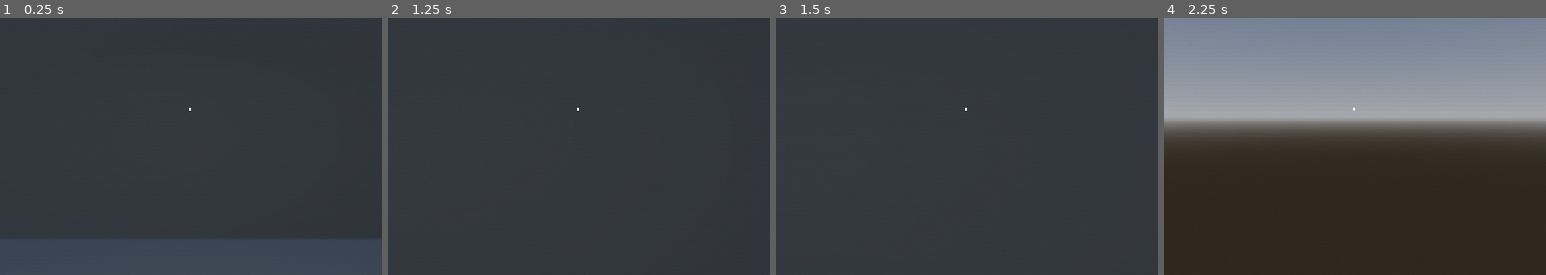
Above: before the commit, frames 1-4 (left to right).
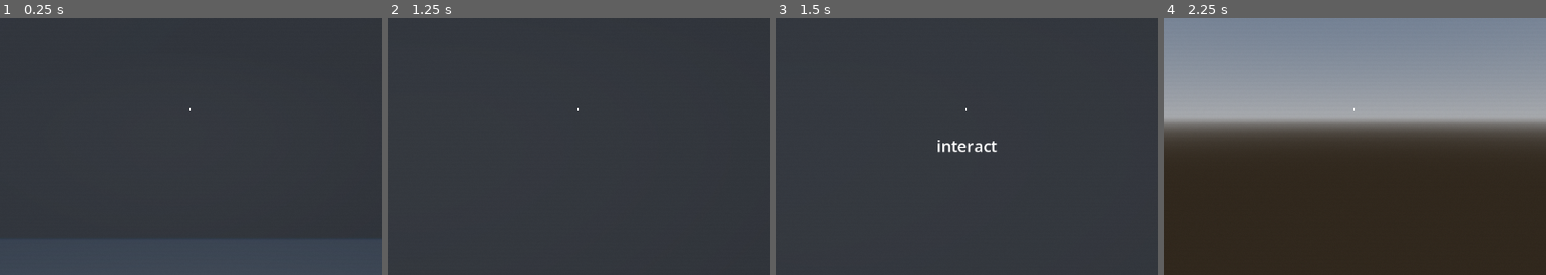
Above: after the commit, the same moments.

Repository: derukaeru/identity
Game: Godot game, scene res://src/scenes/main/main.tscn
Same seed, same stepped clock (60 frames per second), same inputs: the game is played once before the commit and once after it.
Inputs (mouse positions are % of the whole screen's width and height, from its top left):
- Up to frame 1 (0.25 s): no input
- Up to frame 2 (1.25 s): tap Enter at 0.5 s; move the mouse to (55, 50) at 0.52 s; hold W (forward) from 0.53 s (still down); tap Alt at 0.6 s
- Up to frame 3 (1.5 s): keep holding W (forward); move the mouse to (45, 50) at 1.27 s; tap Shift at 1.35 s
- Up to frame 4 (2.25 s): keep holding W (forward); tap Space at 2 s; move the mouse to (52, 48) at 2.02 s; tap Alt at 2.1 s
The pictures show only the part of the screen within x 25-75%, y 32-82%; the shares and areas given below are measured in that part.

Frames 1-2 are identical in both runs. In frame 3, 0.4% of the frame differs, in the area x 42-58%, y 47-53%; in frame 4, nothing differs.

Commit message:
feat: added interaction and tooltip

Diff:
--- a/src/scenes/entities/player.gd
+++ b/src/scenes/entities/player.gd
@@ -10,10 +10,12 @@
 var mouse_sensitivity: float = 0.002
 var can_move: bool = true
 
+var current_interactable: InteractableComponent = null
+
 func _ready() -> void:
 	Util.mouse_captured()
 
-func _physics_process(delta) -> void:
+func _physics_process(delta: float) -> void:
 	if not is_on_floor():
 		velocity.y -= gravity * delta
 
@@ -30,11 +32,36 @@
 
 	move_and_slide()
 
+func _process(_delta: float) -> void:
+	var new_interactable: InteractableComponent = null
+
+	if raycast.is_colliding():
+		var collider = raycast.get_collider()
+		if collider is InteractableComponent:
+			new_interactable = collider
+
+	if new_interactable != current_interactable:
+		current_interactable = new_interactable
+		if current_interactable:
+			EventManager.show_tooltip.emit(current_interactable)
+		else:
+			EventManager.hide_tooltip.emit()
+
+func _input(event: InputEvent) -> void:
+	if event is InputEventMouseButton:
+		if event.button_index == MOUSE_BUTTON_RIGHT and event.is_pressed():
+			_interact()
+
 func _unhandled_input(event: InputEvent) -> void:
 	if event is InputEventMouseMotion:
 		camera.global_rotation.x -= event.relative.y * mouse_sensitivity
 		camera.global_rotation.x = clamp(camera.global_rotation.x, -1.3, 1)
 		camera.global_rotation.y -= event.relative.x * mouse_sensitivity
+
+func _interact() -> void:
+	var collider := raycast.get_collider()
+	if collider is InteractableComponent:
+		collider.interact()
 
 func stop_movement() -> void:
 	can_move = false
--- a/src/scenes/entities/player.tscn
+++ b/src/scenes/entities/player.tscn
@@ -13,7 +13,9 @@
 transform = Transform3D(1, 0, 0, 0, 1, 0, 0, 0, 1, 0, 1.8726625, 0)
 
 [node name="RayCast3D" type="RayCast3D" parent="Camera3D" unique_id=1298060264]
-target_position = Vector3(0, 0, -1)
+target_position = Vector3(0, 0, -2)
+collide_with_areas = true
+collide_with_bodies = false
 
 [node name="MeshInstance3D" type="MeshInstance3D" parent="." unique_id=877058846]
 transform = Transform3D(1, 0, 0, 0, 1, 0, 0, 0, 1, 0, 1, 0)
--- a/src/scenes/maps/map.gd
+++ b/src/scenes/maps/map.gd
@@ -1,4 +1,4 @@
 extends Node3D
 
 func _on_window_interacted() -> void:
-	pass
+	print("window interacted")
--- a/src/scenes/menu/ui.gd
+++ b/src/scenes/menu/ui.gd
@@ -1,16 +1,29 @@
 extends CanvasLayer
 
 @onready var pause_screen: Control = $pause_screen
+@onready var tooltip: Label = $tooltip
+
+func _ready() -> void:
+	process_mode = Node.PROCESS_MODE_ALWAYS
+
+	EventManager.show_tooltip.connect(show_tooltip)
+	EventManager.hide_tooltip.connect(hide_tooltip)
 
 func _process(_delta: float) -> void:
-	if not GameManager.game_running or get_tree().paused: return
+	if not GameManager.game_running: return
 
 	if Input.is_action_just_pressed("ui_cancel"):
 		if get_tree().paused:
+			pause_screen.close()
 			Util.mouse_captured()
 			get_tree().paused = false
-			pause_screen.close()
 		else:
 			get_tree().paused = true
 			pause_screen.open()
 			Util.mouse_visible()
+
+func show_tooltip(interactable: InteractableComponent) -> void:
+	tooltip.show()
+
+func hide_tooltip() -> void:
+	tooltip.hide()
--- a/src/scenes/menu/ui.tscn
+++ b/src/scenes/menu/ui.tscn
@@ -14,6 +14,9 @@
 shader_parameter/distortion_strength = 0.1
 shader_parameter/ghost_strength = 0.12
 shader_parameter/flicker_strength = 0.005
+
+[sub_resource type="LabelSettings" id="LabelSettings_2yfux"]
+font_size = 24
 
 [node name="ui" type="CanvasLayer" unique_id=968265862]
 script = ExtResource("1_wpnud")
@@ -41,5 +44,21 @@
 grow_vertical = 2
 mouse_filter = 2
 
+[node name="tooltip" type="Label" parent="." unique_id=37055158]
+visible = false
+anchors_preset = 8
+anchor_left = 0.5
+anchor_top = 0.5
+anchor_right = 0.5
+anchor_bottom = 0.5
+offset_left = -44.0
+offset_top = 38.0
+offset_right = 47.0
+offset_bottom = 72.0
+grow_horizontal = 2
+grow_vertical = 2
+text = "interact"
+label_settings = SubResource("LabelSettings_2yfux")
+
 [node name="pause_screen" parent="." unique_id=2145161773 instance=ExtResource("2_komq3")]
 visible = false
--- a/src/scripts/autoloads/event_manager.gd
+++ b/src/scripts/autoloads/event_manager.gd
@@ -1 +1,4 @@
 extends Node
+
+signal show_tooltip(interactable: InteractableComponent)
+signal hide_tooltip
--- a/src/scripts/components/interactable_component.gd
+++ b/src/scripts/components/interactable_component.gd
@@ -2,5 +2,8 @@
 
 signal interacted
 
+@export var tooltip_text: String = "interact"
+@export var show_tooltip: bool = true
+
 func interact() -> void:
 	interacted.emit()
